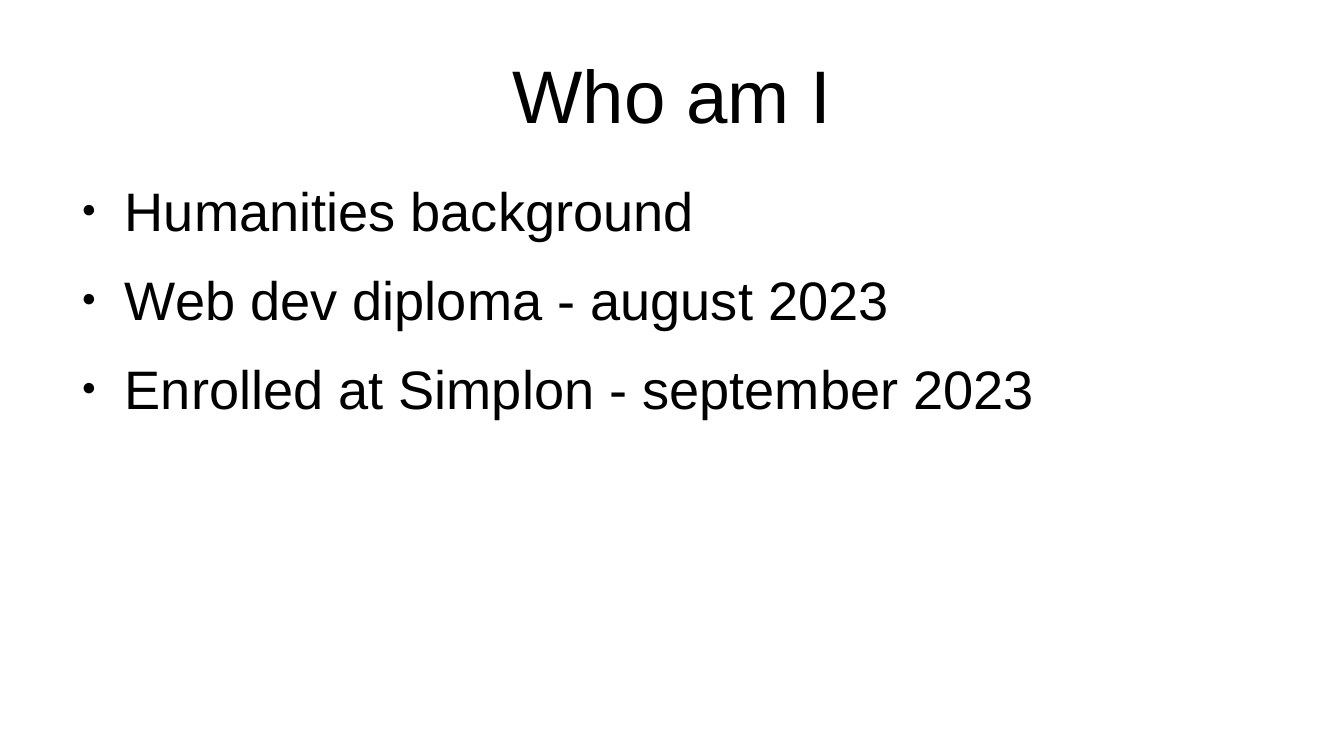
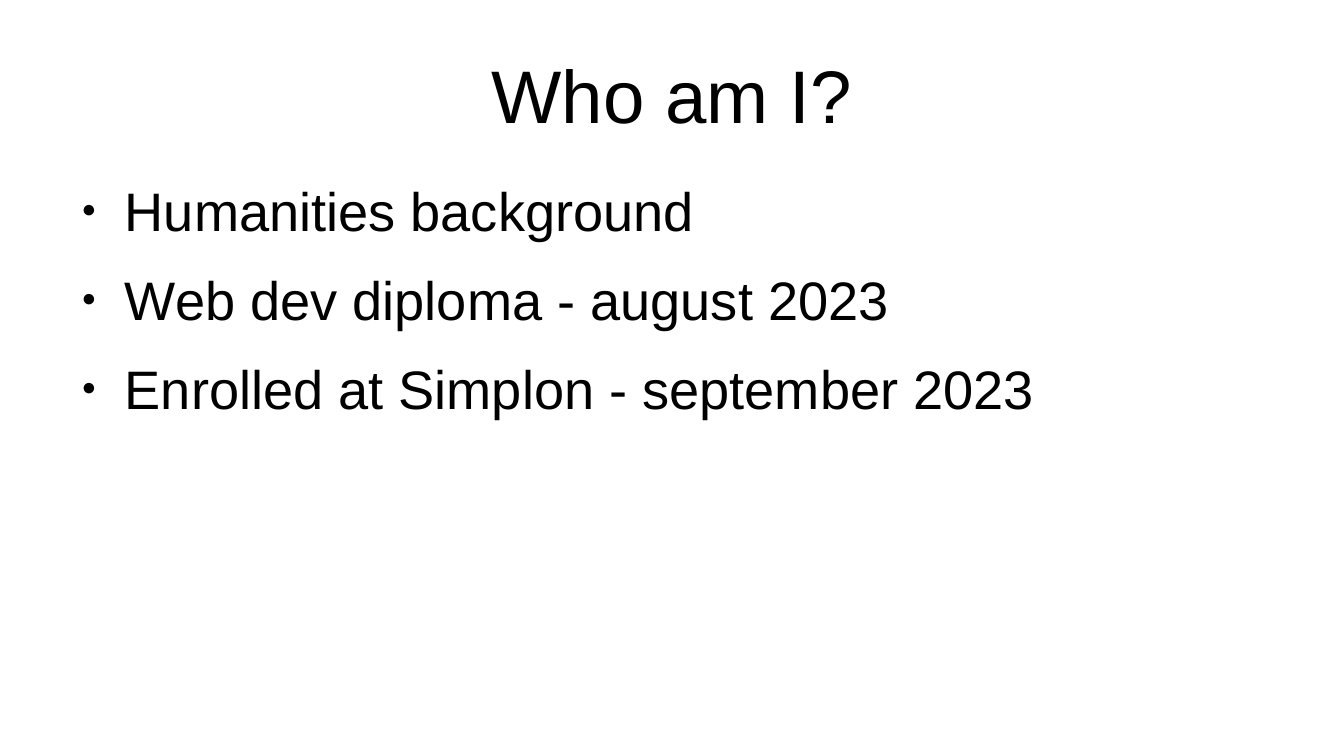
Before and after one commit to EmmaBroudic/Projet-Nooky, a slide deck: slide 4 of Pres.odp. Drawn at 1344x756 pixels with LibreOffice and Linux fonts; fonts in the diff are those of the drawing. Boxes give left, top, right and bottom in pixels: in the first picture for what was removed or moved away, otherwise in the second. Text is boxed around its words. In the diff, an @@ line names an element or a change of style, - is before the commit and + after.

```diff
--- a/Pres.odp
+++ b/Pres.odp
@@ title at (x1=492, y1=69, x2=851, y2=124): text changed @@
-Who am I
+Who am I?
```
Also in this commit, not shown: 4 other slides changed, 1 slide added, 1 other file.
